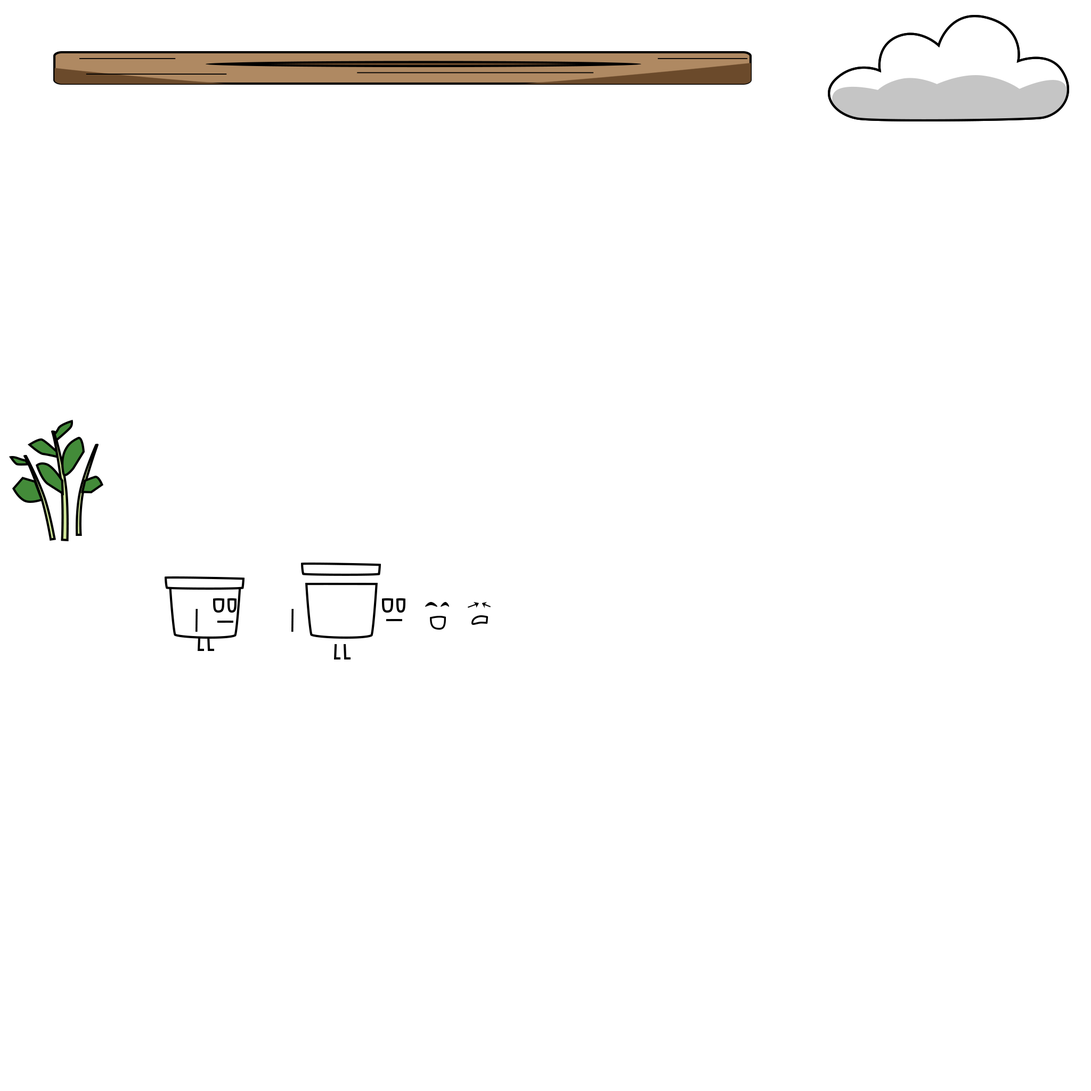
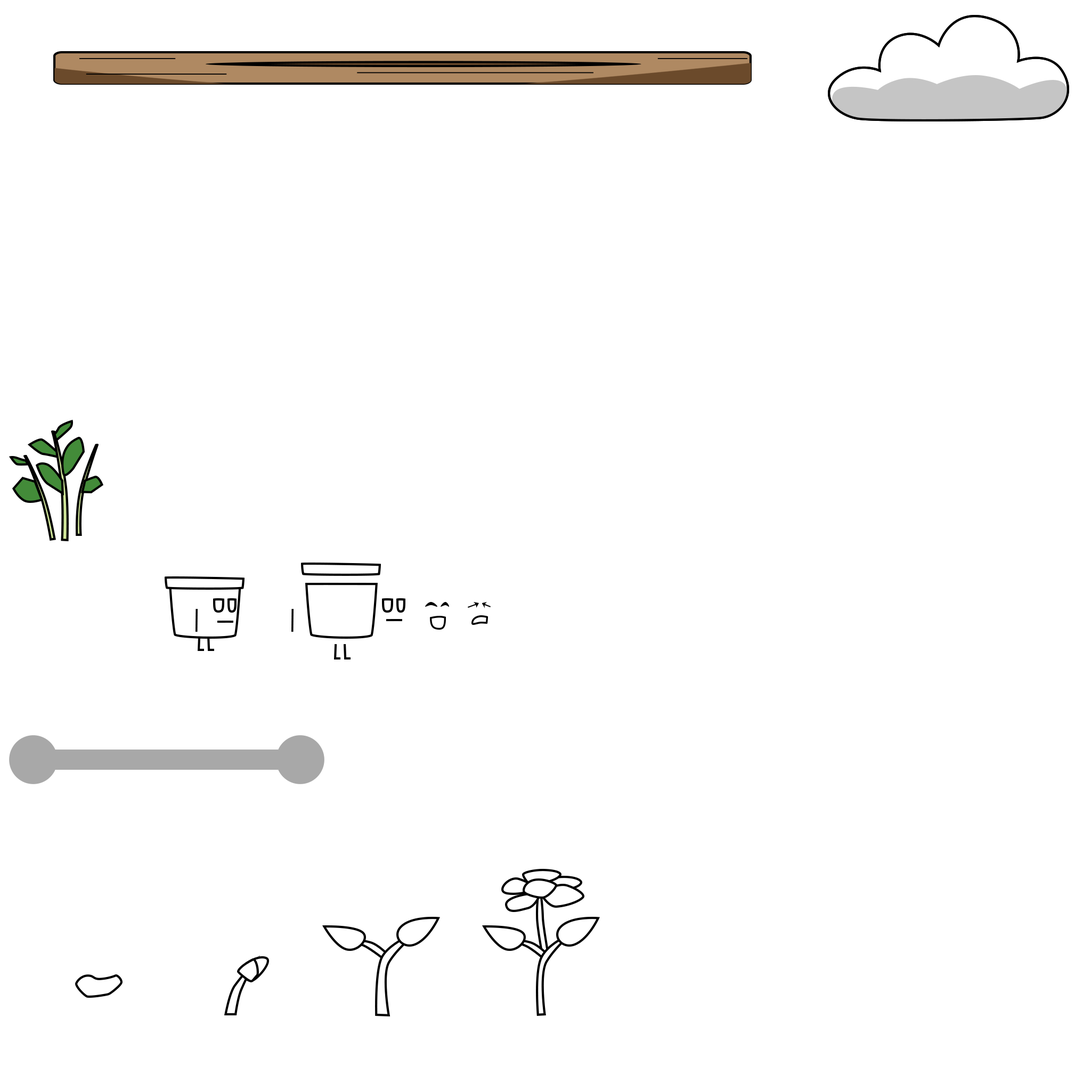
Layer changes from the first 1091x1091 image to the second:
added group "ProgressBar" with 34 layers above "Faces" over left=9, top=735, right=601, bottom=1017
added group "Background" with 4 layers in group "ProgressBar" over left=9, top=735, right=325, bottom=785
added layer "Rectangle 2" (1st of 2, in "ProgressBar" › "Background") in group "Background" over left=54, top=749, right=279, bottom=771
added layer "Rectangle 1" (1st of 2, in "ProgressBar" › "Background") in group "Background" over left=55, top=749, right=279, bottom=771
added layer "Ellipse 2 copy 2" (1st of 2, in "ProgressBar" › "Background") in group "Background" over left=273, top=735, right=325, bottom=785
added layer "Ellipse 2" (1st of 2, in "ProgressBar" › "Background") in group "Background" over left=9, top=735, right=60, bottom=785
added group "Group 2" with 3 layers in group "ProgressBar" over left=224, top=955, right=270, bottom=1016
added layer "Shape 19" in group "Group 2" over left=224, top=955, right=261, bottom=1016
added group "Group 3" with 4 layers in group "ProgressBar" over left=322, top=917, right=441, bottom=1017
added layer "Shape 24" (1st of 2, in "ProgressBar" › "Group 3") in group "Group 3" over left=396, top=917, right=441, bottom=948
added layer "Shape 21" (1st of 2, in "ProgressBar" › "Group 3") in group "Group 3" over left=375, top=928, right=425, bottom=1017
added group "Group 4" with 12 layers in group "ProgressBar" over left=482, top=869, right=601, bottom=1017
added group "Flower" with 6 layers in group "Group 4" over left=501, top=869, right=585, bottom=913
added layer "Shape 24" (2nd of 2, in "ProgressBar" › "Group 4") in group "Group 4" over left=556, top=917, right=601, bottom=948
added layer "Shape 21" (2nd of 2, in "ProgressBar" › "Group 4") in group "Group 4" over left=536, top=930, right=578, bottom=1017
…and 15 more changes (15 added)
